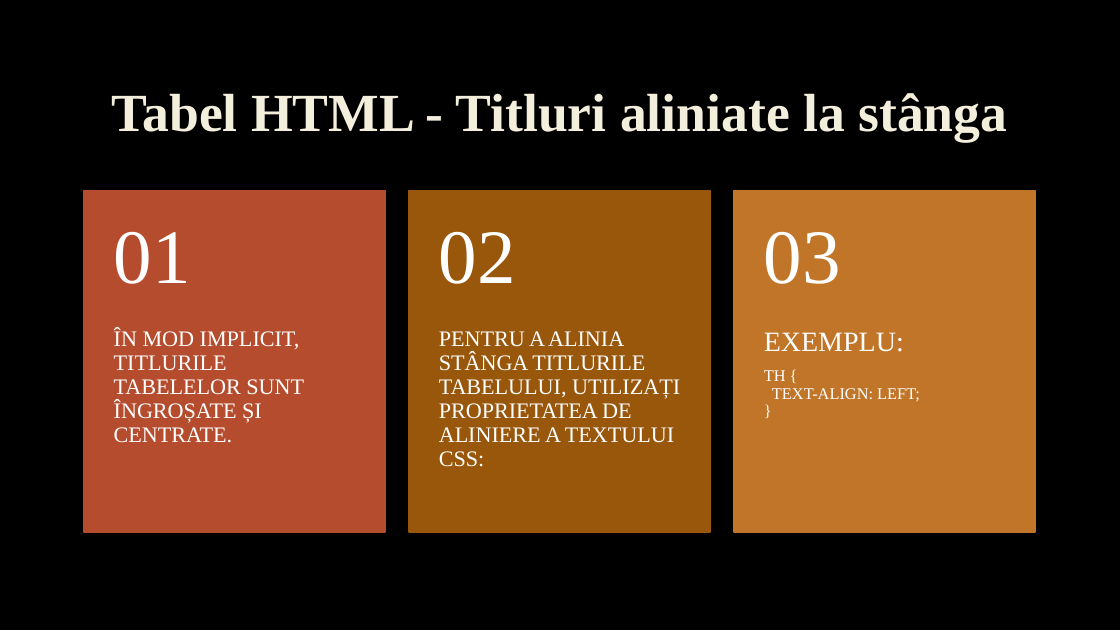
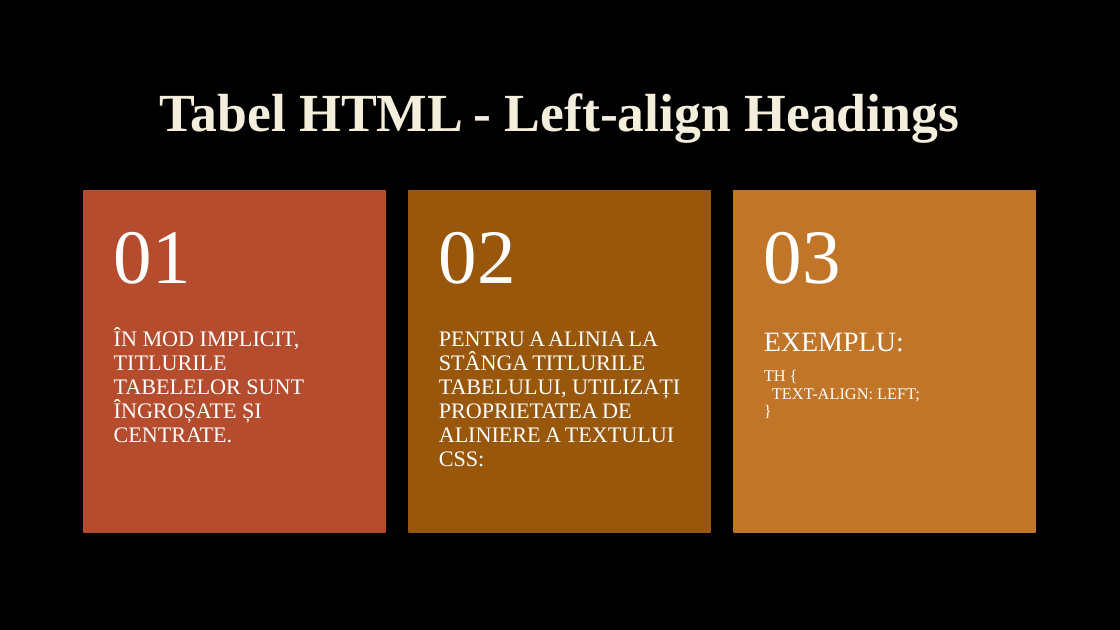
Before and after one commit to JohnyJF/Homework_10C, a slide deck: slide 12 of HTML_Tables_Tulei_Ion_Filat_Fabian.pptx (slide 15 before the commit). Drawn at 1120x630 pixels with LibreOffice and Linux fonts; fonts in the diff are those of the drawing; background and template pictures are left out. Boxes give left, top, right and bottom in pixels: in the first picture for what was removed or moved away, otherwise in the second. Text is boxed around its words. In the diff, an @@ line names an element or a change of style, - is before the commit and + after.

```diff
--- a/HTML_Tables_Tulei_Ion_Filat_Fabian.pptx
+++ b/HTML_Tables_Tulei_Ion_Filat_Fabian.pptx
@@ title at box(160, 93, 960, 141): text changed @@
-Tabel HTML - Titluri aliniate la stânga
+Tabel HTML - Left-align Headings
@@ text at box(439, 331, 680, 467): text changed @@
-PENTRU A ALINIA STÂNGA TITLURILE TABELULUI, UTILIZAȚI PROPRIETATEA DE ALINIERE A TEXTULUI CSS:
+PENTRU A ALINIA LA STÂNGA TITLURILE TABELULUI, UTILIZAȚI PROPRIETATEA DE ALINIERE A TEXTULUI CSS:
```
Also in this commit, not shown: 10 other slides changed, 10 slides added, 13 slides removed, 1 other file.
